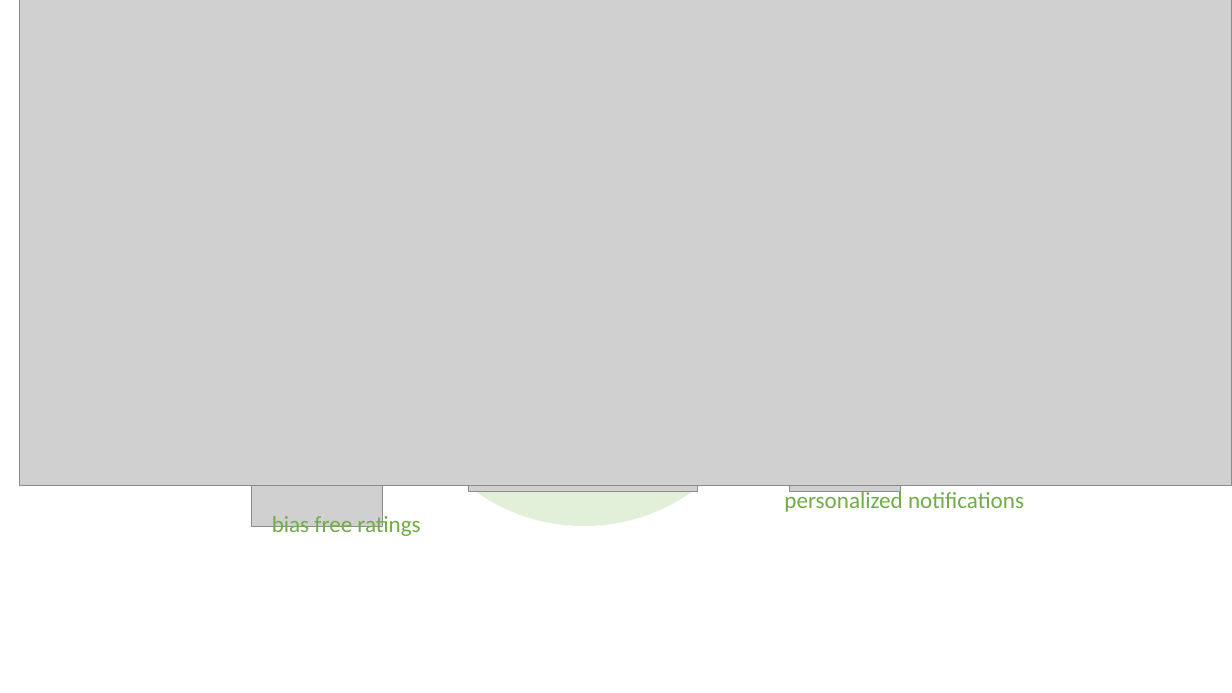
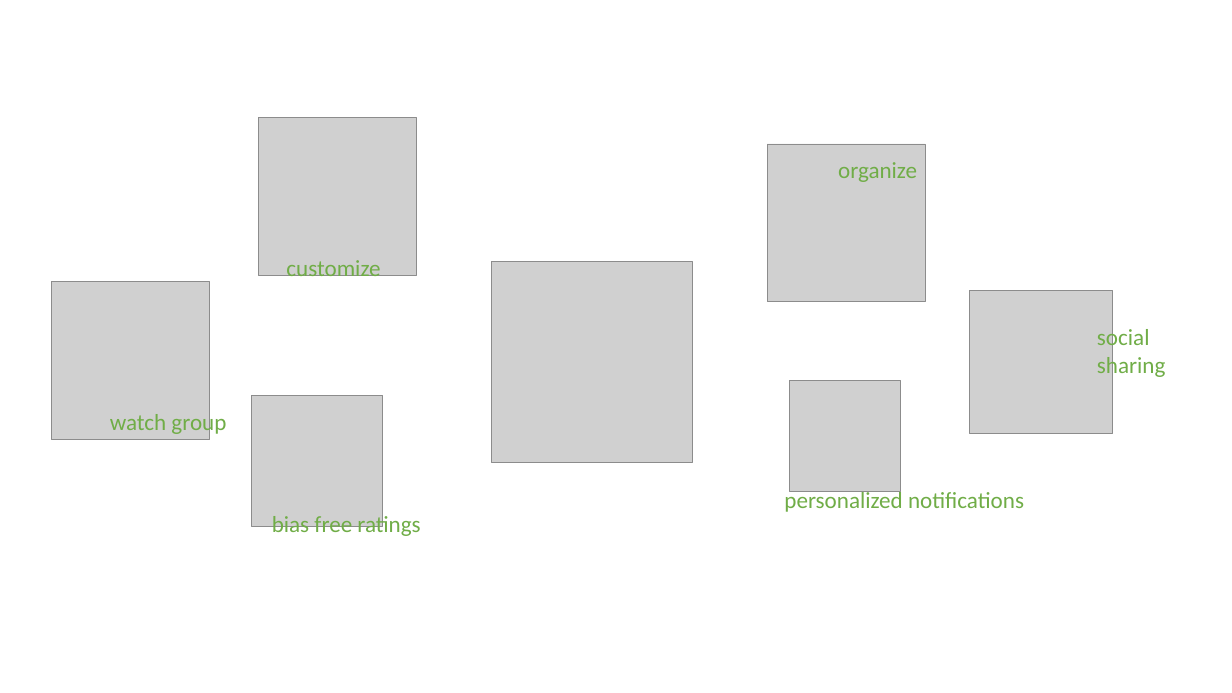
Before and after one commit to YvesBraendli/BIMDB_PM4, a slide deck: slide 5 of docs/assets/img/BIMDB_Banner.pptx. Drawn at 1232x693 pixels with LibreOffice and Linux fonts; fonts in the diff are those of the drawing; grey boxes stand for pictures. Boxes give left, top, right and bottom in pixels: in the first picture for what was removed or moved away, otherwise in the second. Text is boxed around its words. In the diff, an @@ line names an element or a change of style, - is before the commit and + after.

```diff
--- a/docs/assets/img/BIMDB_Banner.pptx
+++ b/docs/assets/img/BIMDB_Banner.pptx
@@ picture removed at (x1=19, y1=0, x2=1231, y2=485) @@
@@ picture added at (x1=258, y1=117, x2=416, y2=275) @@
@@ picture added at (x1=767, y1=144, x2=925, y2=302) @@
@@ text added at (x1=838, y1=162, x2=917, y2=182), 18 pt, text #70AD47 @@
+organize
@@ ellipse removed at (x1=411, y1=213, x2=757, y2=527) @@
@@ text added at (x1=286, y1=260, x2=380, y2=282), 18 pt, text #70AD47 @@
+customize
@@ picture resized from (x1=469, y1=262, x2=699, y2=492) to (x1=492, y1=262, x2=692, y2=462) @@
@@ picture added at (x1=52, y1=282, x2=210, y2=440) @@
@@ picture added at (x1=970, y1=290, x2=1114, y2=433) @@
@@ text added at (x1=1097, y1=326, x2=1165, y2=380), 18 pt, text #70AD47 @@
+social sharing
@@ text added at (x1=110, y1=410, x2=226, y2=436), 18 pt, text #70AD47 @@
+watch group
```
Also in this commit, not shown: 2 other slides changed, 30 other files.
